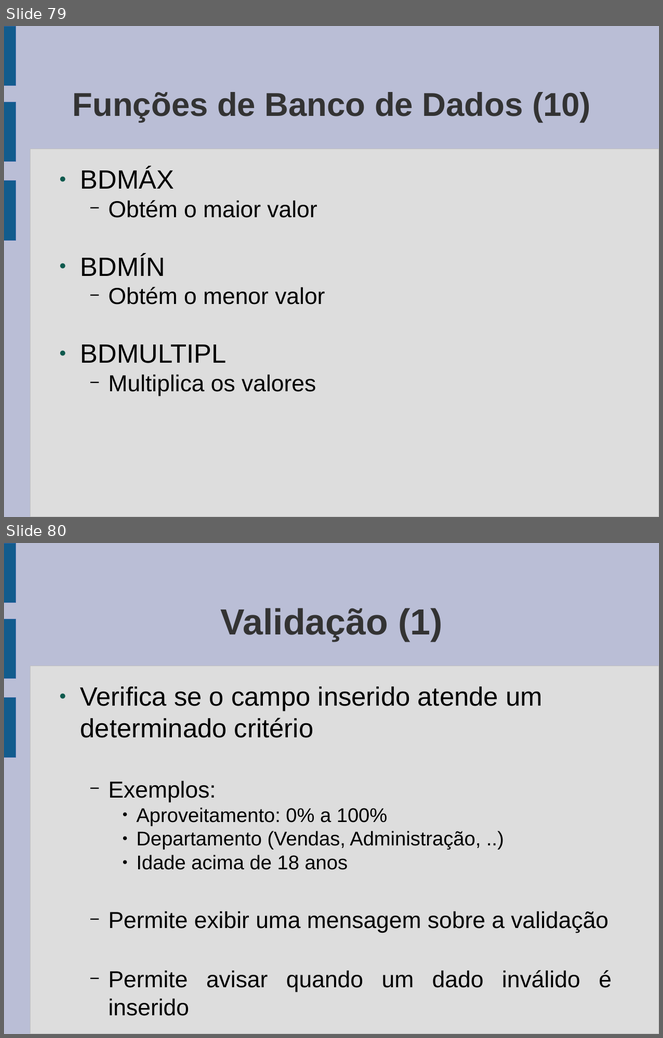
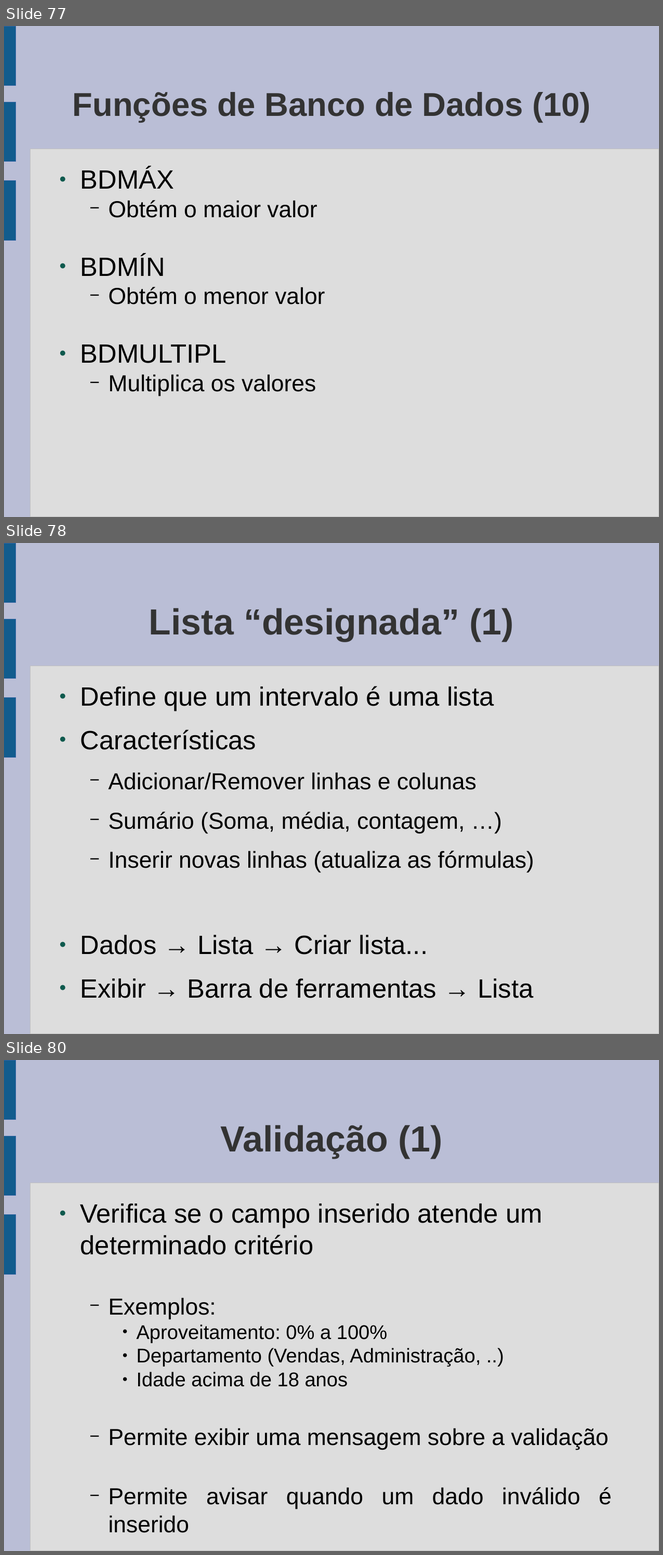
Before and after one commit to gcms/gustavo, a slide deck: cepss/aulas.odp. Shown one above the other, each under a label of ours: slides 79 and 80 before the commit, slides 77, 78 and 80 after it; the slides between them are not shown. The pictures are 663x1038 and 663x1555 pixels, drawn with LibreOffice and Linux fonts; fonts in the diff are those of the drawing. Boxes give left, top, right and bottom in pixels: in the first picture for what was removed or moved away, otherwise in the second. Text is boxed around its words. In the diff, an @@ line names an element or a change of style, - is before the commit and + after.

Commit message:
Atualização dos slides.

```diff
--- a/cepss/aulas.odp
+++ b/cepss/aulas.odp
@@ slide 78 added at [4, 543, 659, 1034], background #BABED6; not listed: 4 template elements that a slide beside it also shows @@
@@ title added at [149, 608, 514, 641], 44 pt, text #333333, bold @@
+Lista “designada” (1)
@@ text added at [80, 686, 534, 999], 32 pt, text #000000 @@
+● Define que um intervalo é uma lista
+● Características
+  − Adicionar/Remover linhas e colunas
+  − Sumário (Soma, média, contagem, …)
+  − Inserir novas linhas (atualiza as fórmulas)
+● Dados → Lista → Criar lista...
+● Exibir → Barra de ferramentas → Lista
@@ what was slide 79 is now slide 77 @@
```
Also in this commit, not shown: 6 slides changed, 6 other slides added, 2 slides removed.
